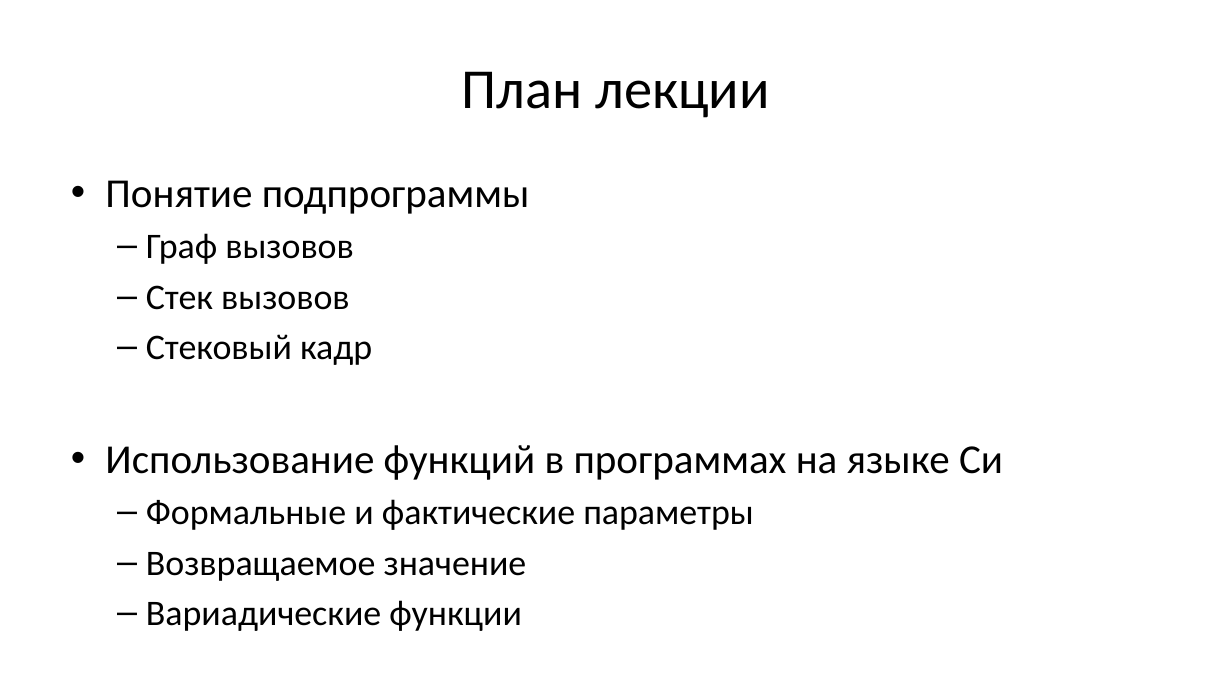
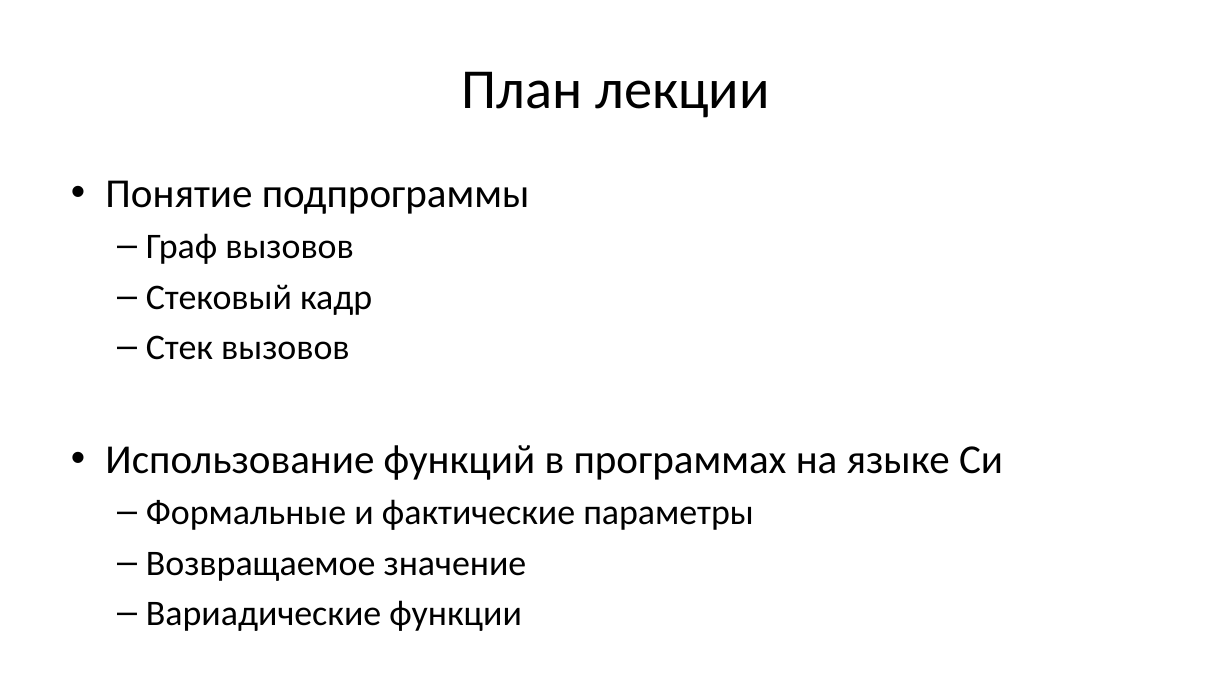
Before and after one commit to Evgueni-Petrov-aka-espetrov/Algorithms-and-Programming-in-C-pptx, a slide deck: slide 2 of 05 Функции.pptx. Drawn at 1232x693 pixels with LibreOffice and Linux fonts; fonts in the diff are those of the drawing. Boxes give left, top, right and bottom in pixels: in the first picture for what was removed or moved away, otherwise in the second. Text is boxed around its words. In the diff, an @@ line names an element or a change of style, - is before the commit and + after.

```diff
--- a/05 Функции.pptx
+++ b/05 Функции.pptx
@@ text at (146,284,372,315): paragraph added @@
+  – Стековый кадр
@@ text at (146,334,372,365): paragraph removed @@
-  – Стековый кадр
```
Also in this commit, not shown: 17 other slides changed, 81 slides added, 2 slides removed.
